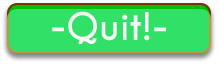
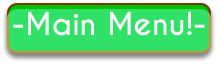
Two versions of the same layered image (w=219, h=65). Layer-by-layer changes:
added layer "mainMenuButton" above "QuitButton" over <box>13,11,205,44</box>
hid "QuitButton" over <box>13,11,205,44</box>
